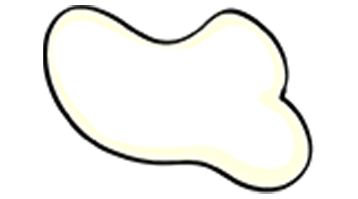
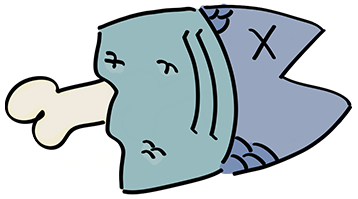
Layered file, before and after one edit (358×199). Changes by layer:
showed "anchovy", painted on it over box(5, 3, 352, 195)
hid "Livello 10" over box(43, 5, 315, 194)
